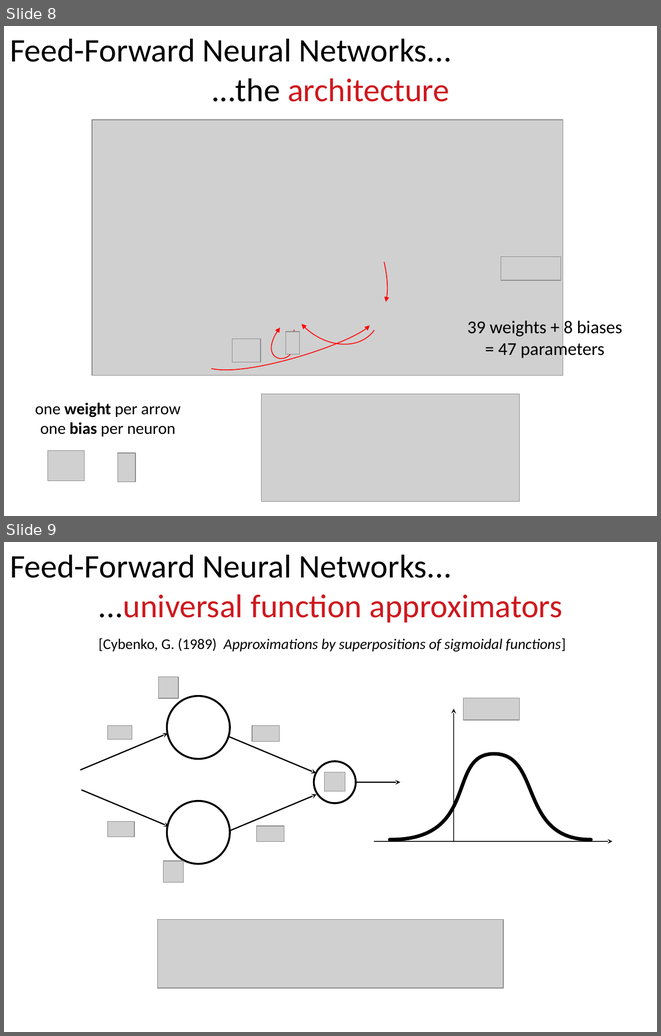
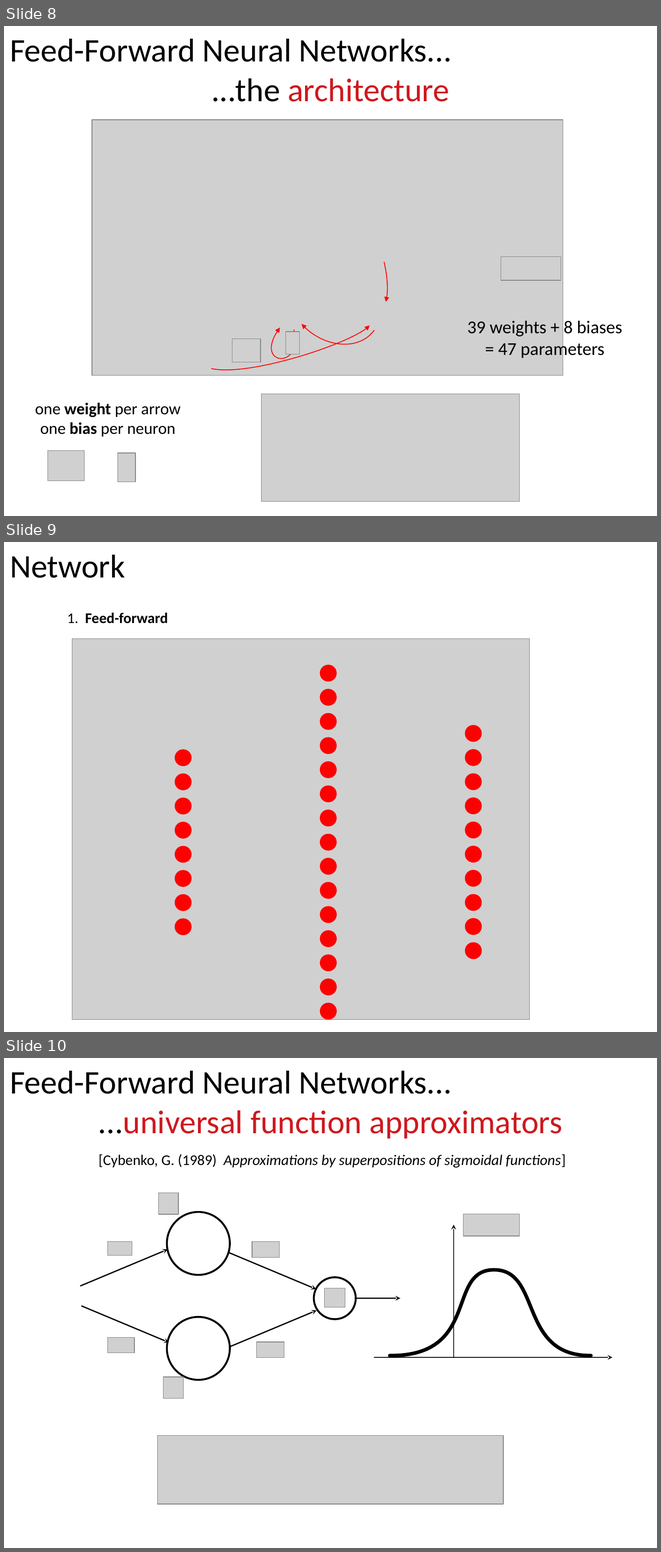
Before and after one commit to ansuini/Winter_School_QLS_2018, a slide deck: Lecture1/slides/Alberto_DeepLearning.odp. Shown one above the other, each under a label of ours: slides 8 and 9 before the commit, slides 8, 9 and 10 after it. The pictures are 661x1036 and 661x1552 pixels, drawn with LibreOffice and Linux fonts; fonts in the diff are those of the drawing; grey boxes stand for pictures; background and template pictures are left out. Boxes give left, top, right and bottom in pixels: in the first picture for what was removed or moved away, otherwise in the second. Text is boxed around its words. In the diff, an @@ line names an element or a change of style, - is before the commit and + after.

```diff
--- a/Lecture1/slides/Alberto_DeepLearning.odp
+++ b/Lecture1/slides/Alberto_DeepLearning.odp
@@ slide 9 added at box(4, 542, 657, 1032), background #FFFFFF @@
@@ text added at box(10, 555, 125, 578), 40 pt, text #000000 @@
+Network
@@ text added at box(67, 612, 168, 624), 18 pt, text #000000, bold @@
+1. Feed-forward
@@ picture added at box(72, 638, 530, 1020) @@
@@ group added at box(175, 750, 191, 934): 8 ellipses @@
@@ group added at box(466, 726, 481, 959): 10 ellipses @@
@@ group added at box(320, 665, 336, 1019): 15 ellipses @@
@@ what was slide 9 is now slide 10 @@
```
Also in this commit, not shown: 2 other slides added, 2 other files.
